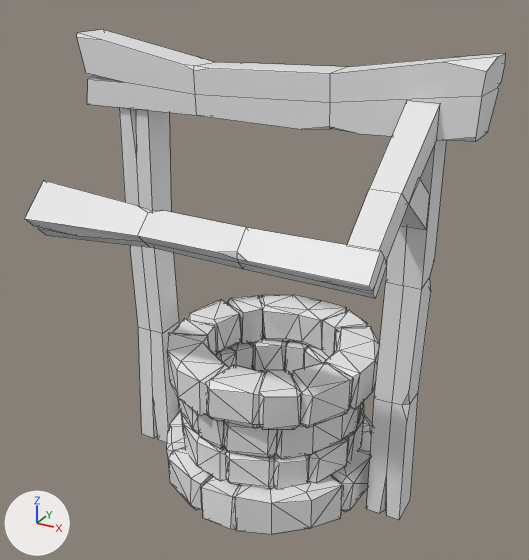
What one commit did to the Blender file Blender/LowPolyWellTutorial.blend.
Both versions are drawn from a camera (50 mm lens) standing at (2.88, -4.28, 4.47) and looking at (0.11, 0.75, 1.95). Every picture has the same lights, and +X, +Y and +Z are marked at lower left. Mesh edges are drawn as thin lines.
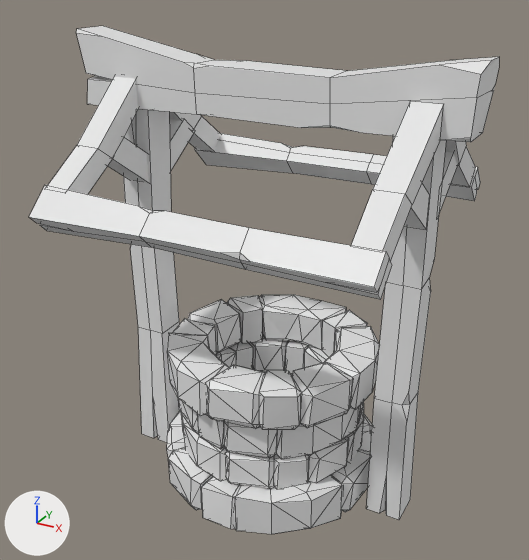
Boxes (x1, y1, x2, y2) around the edits, measured in the pictures (529 x 560 px; the box of a moved part takes in the faces that stretch with it):
'Cube.008', reshaped: before (77, 30, 505, 142); after (76, 26, 499, 142)
'Cube.005', reshaped, moved, rescaled, modifiers changed (25% wider, 41% taller): before (25, 181, 387, 299); after (29, 133, 480, 300)
'Cube.006', moved, modifiers changed: before (347, 101, 439, 261); after (48, 77, 475, 261)
'Cube.007', modifiers changed: before (401, 179, 429, 229); after (108, 119, 457, 229)
part 1 of me_cube_002, moved or reshaped: before (25, 181, 149, 247); after (29, 133, 293, 247)

What changed in the scene script:
```text
Change me_cube_002:
    where me_cube_002.from_pydata(...)  # 39 vertices, 32 faces; spans x -1.5..1.4, y -1.4..1.4, z -1.0..21.1
    used by ob_cube_005; location = (1.384, -0.344, 2.702); rotation_euler = (1.571, 5.498, -1.571), in degrees (90, 315, -90); scale = (0.0969, 0.12, 0.124)
    me_cube_002 part 1: all 12 vertices in x -1.5..1.4, y -1.4..1.4, z 17.7..21.1 are scaled about their middle by 0.836, then moved by (0.0, 0.0, 0.2)
Change me_cube_005:
    used by ob_cube_008; location = (0.152, 0.779, 3.57)
    remove me_cube_005.from_pydata(...)  # 52 vertices, 38 faces; spans x -1.75..1.69, y -0.2..0.21, z -0.31..0.33
    add me_cube_005.from_pydata(...)  # 52 vertices, 38 faces; spans x -1.75..1.65, y -0.2..0.21, z -0.3..0.36
    me_cube_005 part 2: 43 of 52 vertices moved; they spanned x -1.75..1.69, y -0.2..0.2, z -0.31..0.33 and now span x -1.75..1.65, y -0.2..0.2, z -0.3..0.36; mean shift (-0.01, 0.0, 0.0); largest move (1.69, 0.13, 0.32) -> (1.65, 0.12, 0.3)
Change ob_cube_005:
    ob_cube_005.location: (1.384, -0.344, 2.702) -> (1.415, -0.344, 2.702)
    ob_cube_005.scale: (0.0969, 0.12, 0.124) -> (0.0969, 0.12, 0.125)
    add _m = ob_cube_005.modifiers.new('Mirror', 'MIRROR')
    add _m.use_axis = (False, True, False)
    add _m.mirror_object = ob_mirror_empty
Change ob_cube_006:
    ob_cube_006.location: (1.399, 0.495, 3.463) -> (1.423, 0.495, 3.463)
    add _m = ob_cube_006.modifiers.new('Mirror', 'MIRROR')
    add _m.use_axis = (True, True, False)
    add _m.mirror_object = ob_mirror_empty
Change ob_cube_007:
    add _m = ob_cube_007.modifiers.new('Mirror', 'MIRROR')
    add _m.use_axis = (True, True, False)
    add _m.mirror_object = ob_mirror_empty
Add ob_mirror_empty:
    ob_mirror_empty = bpy.data.objects.new('Mirror Empty', None)
    ob_mirror_empty.location = (0.159, 0.777, 3.588)
    ob_mirror_empty.scale = (2.58, 2.58, 2.58)
```
